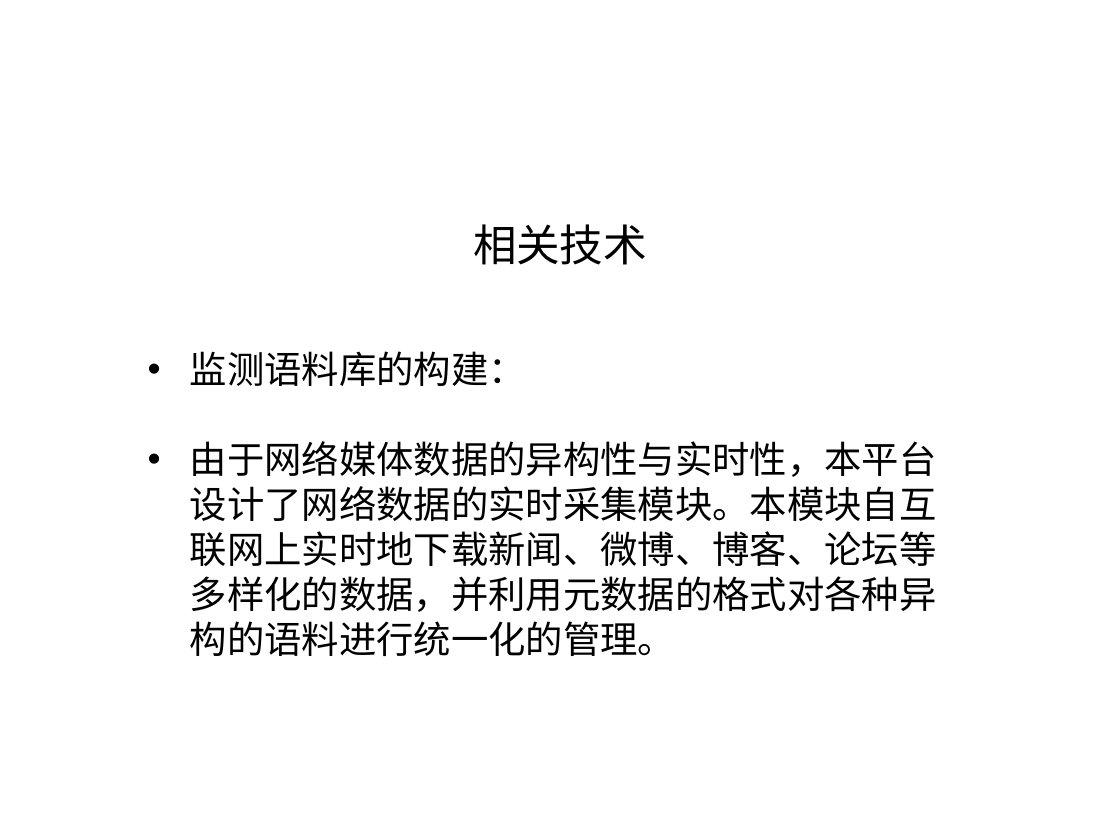
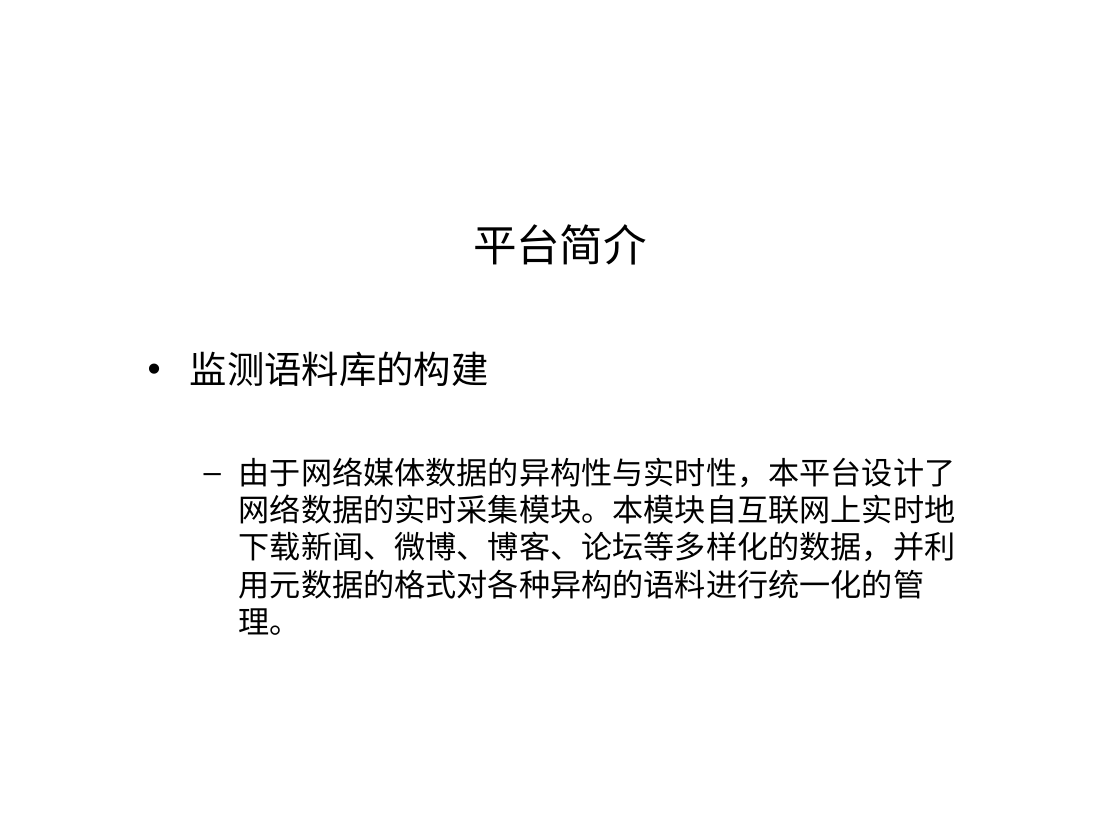
Before and after one commit to shqcandy/Report, a slide deck: slide 7 of 报告_v1.ppt (slide 5 before the commit). Drawn at 1120x840 pixels with LibreOffice and Linux fonts; fonts in the diff are those of the drawing; background and template pictures are left out. Boxes give left, top, right and bottom in pixels: in the first picture for what was removed or moved away, otherwise in the second. Text is boxed around its words. In the diff, an @@ line names an element or a change of style, - is before the commit and + after.

```diff
--- a/报告_v1.ppt
+++ b/报告_v1.ppt
@@ title at [473,224,647,265]: text changed @@
-相关技术
+平台简介
@@ text at [190,351,489,386]: text changed @@
-• 监测语料库的构建：
+• 监测语料库的构建
@@ text at [239,457,956,635]: size 24 to 20 pt; bullet • to –; list level 1 to 2 in "由于网络媒体数据的异构性与实时性，本平台设计了网络数据的实时采集模块。本模块自互联网上实时地下载新闻、微博、博客、论坛等 ..." @@
```
Also in this commit, not shown: 9 other slides changed, 10 slides added, 22 slides removed, 22 other files.
